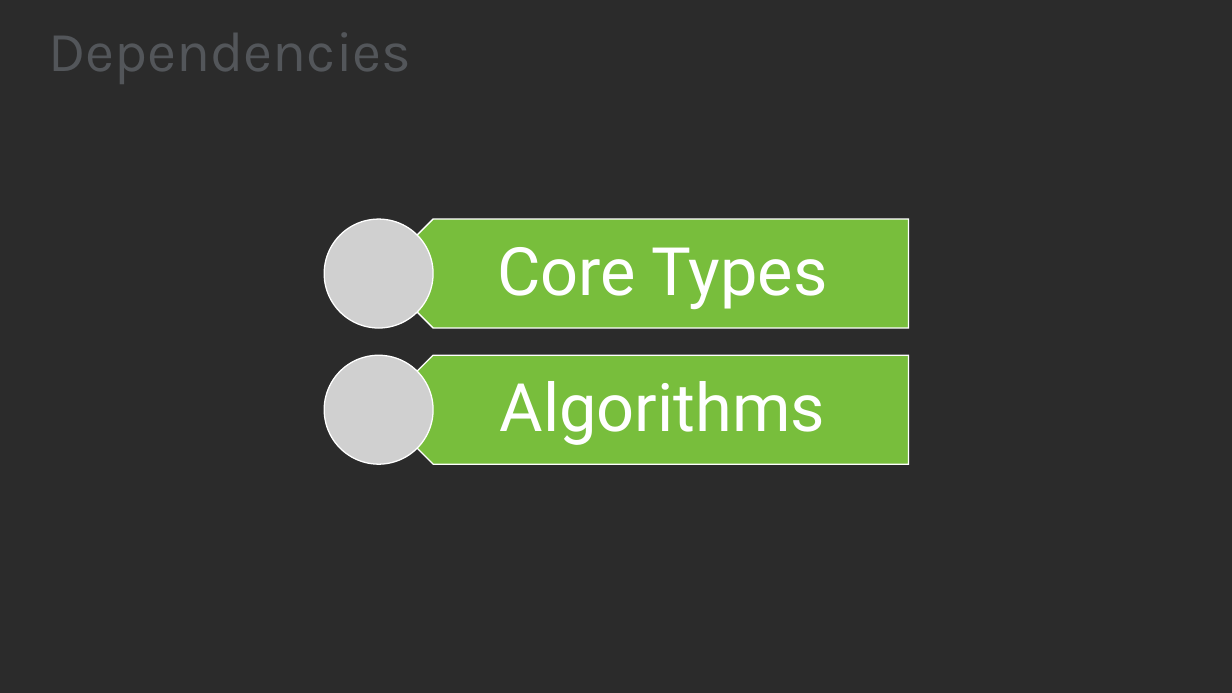
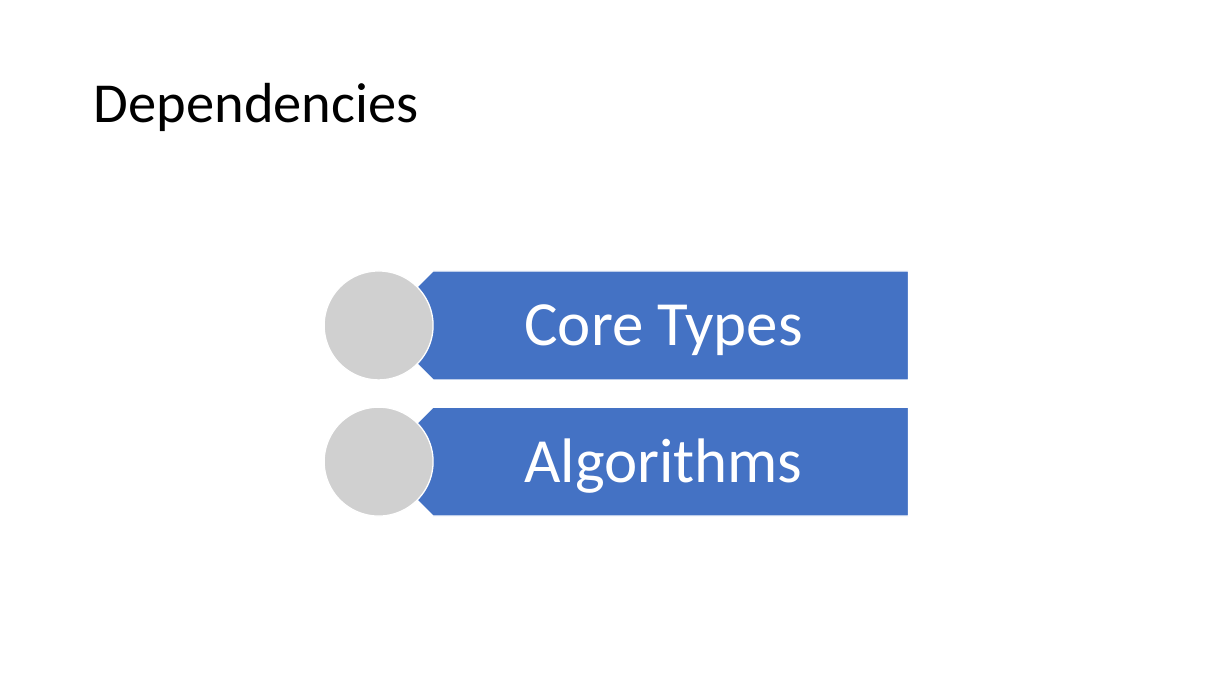
Before and after one commit to JasonBock/Presentations, a slide deck: slide 20 of Dependencies Demystified.pptx. Drawn at 1232x693 pixels with LibreOffice and Linux fonts; fonts in the diff are those of the drawing; grey boxes stand for pictures; background and template pictures are left out; a plain dark background stands for a picture behind light text. Boxes give left, top, right and bottom in pixels: in the first picture for what was removed or moved away, otherwise in the second. Text is boxed around its words. In the diff, an @@ line names an element or a change of style, - is before the commit and + after.

```diff
--- a/Dependencies Demystified.pptx
+++ b/Dependencies Demystified.pptx
@@ background picture (left out) to #FFFFFF @@
@@ title "Dependencies": place and size @@
-title "Dependencies" at [48, 33, 411, 84]
+title "Dependencies" at [94, 82, 418, 131]
@@ title "Dependencies" at [94, 82, 418, 131]: font Karla to Calibri, text colour #53565A to #000000 @@
@@ picture removed at [324, 219, 433, 328] @@
@@ picture added at [324, 271, 433, 380] @@
@@ pentagon arrow: place and size @@
-pentagon arrow at [379, 219, 909, 328]
+pentagon arrow at [379, 271, 909, 380]
@@ pentagon arrow at [379, 271, 909, 380]: fill #78BE3C to #4472C4 @@
@@ text "Core Types": place and size @@
-text "Core Types" at [497, 247, 827, 310]
+text "Core Types" at [524, 304, 803, 355]
@@ text "Core Types" at [524, 304, 803, 355]: size 52 to 49 pt, font Roboto to Calibri; less space between paragraphs @@
@@ picture removed at [324, 355, 433, 464] @@
@@ picture added at [324, 408, 433, 517] @@
@@ pentagon arrow: place and size @@
-pentagon arrow at [379, 355, 909, 464]
+pentagon arrow at [379, 408, 909, 517]
@@ pentagon arrow at [379, 408, 909, 517]: fill #78BE3C to #4472C4 @@
@@ text "Algorithms" at [524, 438, 802, 493]: size 52 to 49 pt, font Roboto to Calibri; less space between paragraphs @@
@@ text "Algorithms": place and size @@
-text "Algorithms" at [500, 381, 825, 445]
+text "Algorithms" at [524, 438, 802, 493]
```
Also in this commit, not shown: 44 other slides changed.
